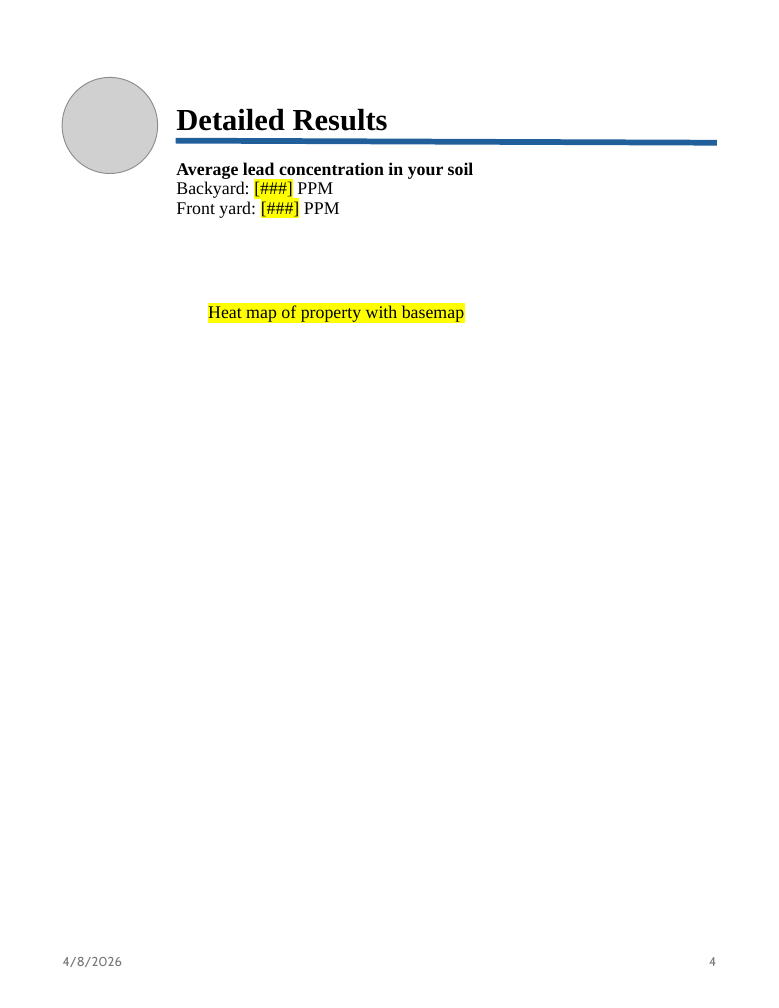
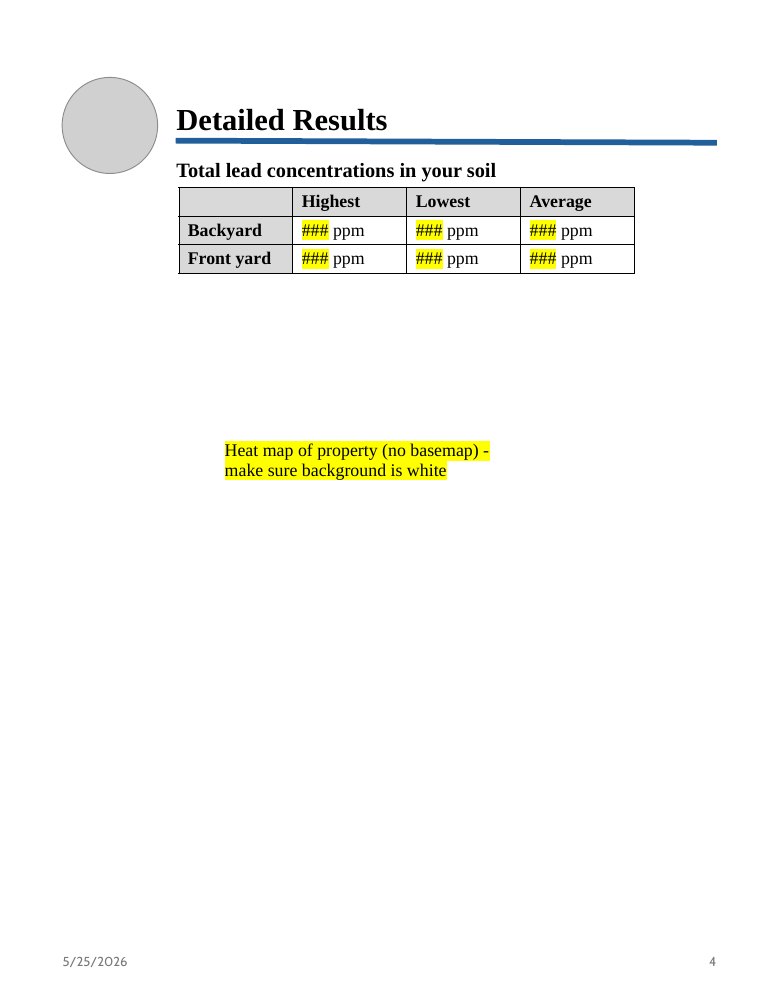
Before and after one commit to ishas-02/Urban-Soil-Co-Lab, a slide deck: slide 4 of src/Resident_Report_Template.pptx. Drawn at 779x1008 pixels with LibreOffice and Linux fonts; fonts in the diff are those of the drawing; grey boxes stand for pictures. Boxes give left, top, right and bottom in pixels: in the first picture for what was removed or moved away, otherwise in the second. Text is boxed around its words. In the diff, an @@ line names an element or a change of style, - is before the commit and + after.

```diff
--- a/src/Resident_Report_Template.pptx
+++ b/src/Resident_Report_Template.pptx
@@ text at (176, 163, 496, 182): text changed; size 14 to 16 pt; bold on @@
-Average lead concentration in your soil
-Backyard: [###] PPM
-Front yard: [###] PPM
+Total lead concentrations in your soil
@@ table added at (179, 187, 633, 279), 3 rows, 4 columns @@
+ | Highest | Lowest | Average
+Backyard | ### ppm | ### ppm | ### ppm
+Front yard | ### ppm | ### ppm | ### ppm
@@ text at (225, 443, 478, 480): text changed @@
-Heat map of property with basemap
+Heat map of property (no basemap) - make sure background is white
@@ text at (63, 957, 128, 967): text changed @@
-4/8/2026
+5/25/2026
```
Also in this commit, not shown: 3 other slides changed, 3 slides removed, 4 other files.
